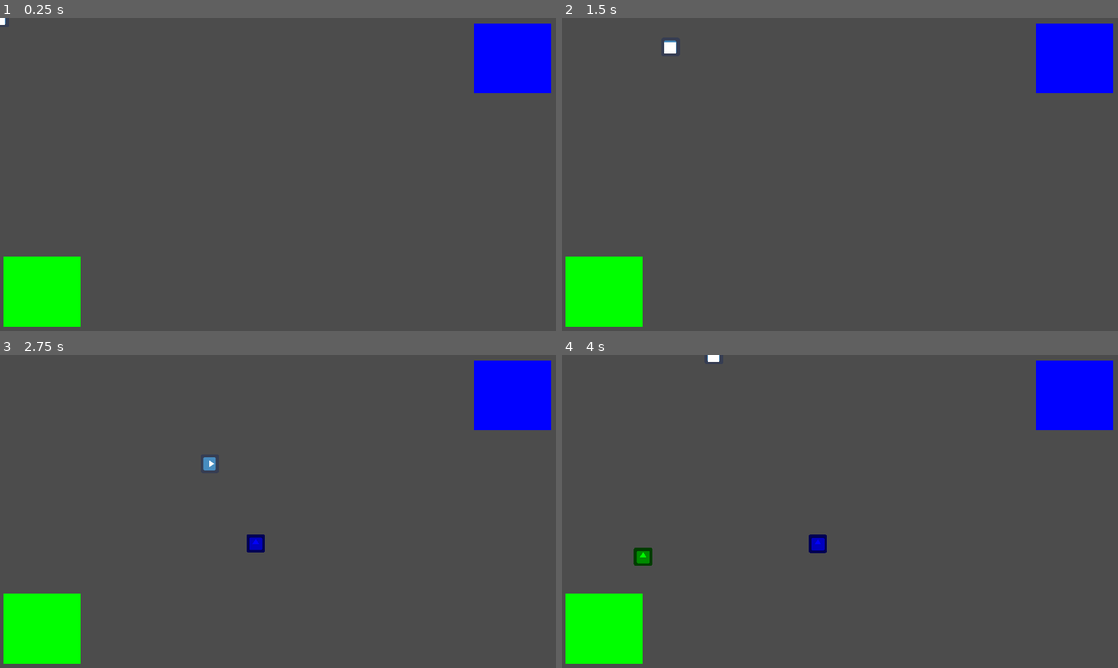
Above: before the commit, frames 1-4 (two rows, left to right).
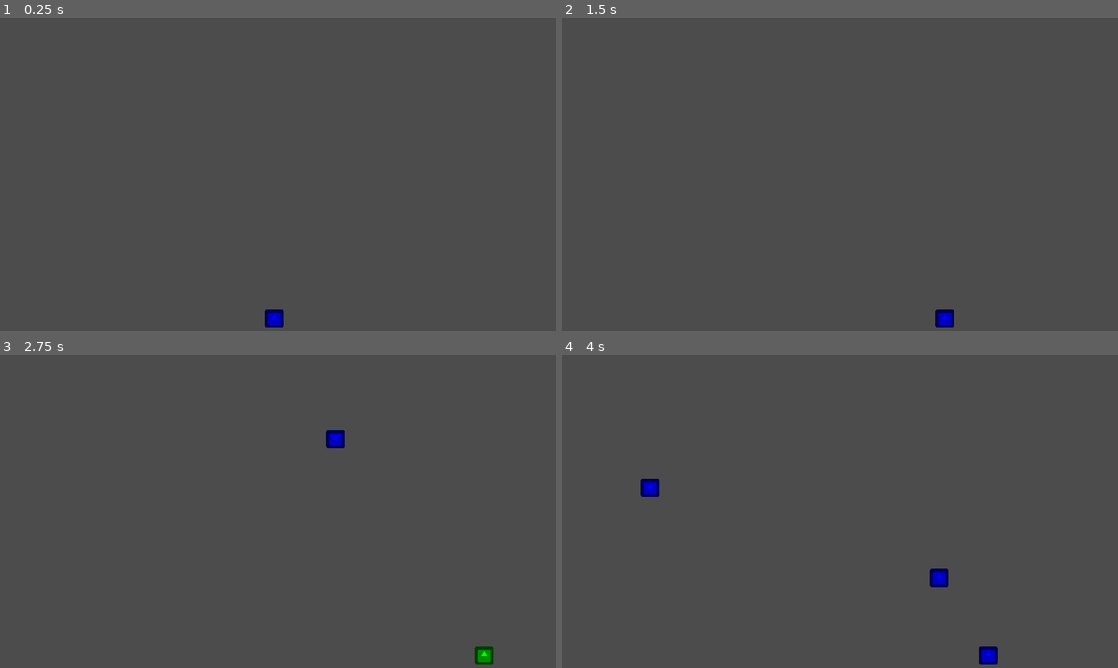
Above: after the commit, the same moments.

Repository: moisesjbc/ludum-dare-53
Game: Godot game, scene res://gameplay/main/main.tscn
Two runs of this game, one before a commit and one after it. Both use one fixed random seed, a clock stepped at 60 frames per second and the inputs below. The engine's default icon, where the game draws it, is replaced by a stand-in: a white triangle on a blue panel in a dark square.
Inputs:
- Up to frame 1 (0.25 s): no input
- Up to frame 2 (1.5 s): tap Enter at 0.5 s; hold Right (ui_right) 0.53-1.28 s; tap Space at 0.6, 0.77, 1.07, 1.35 s; hold Down (ui_down) from 1.28 s (still down)
- Up to frame 3 (2.75 s): tap Space at 1.52, 1.82, 2.1 s; release Down (ui_down) at 2.03 s; hold Right (ui_right) from 2.03 s (still down)
- Up to frame 4 (4 s): release Right (ui_right) at 2.78 s; hold Up (ui_up) 2.78-3.53 s; tap Space at 2.85, 3.02, 3.32, 3.6, 3.77 s; hold Left (ui_left) from 3.53 s (still down)

The runs differ from the first frame. In frame 1, 6.4% of the frame differs, in the area x 0-100%, y 0-99%; in frame 2, 6.5%; in frame 3, 6.9%; in frame 4, 7.2%.

Commit message:
Change mechanics to vertical tower

Diff:
--- a/godot-project/gameplay/box/box.gd
+++ b/godot-project/gameplay/box/box.gd
@@ -6,26 +6,31 @@
 var near_magnets = []
 var current_delivery_zone = null
 var box_generator
+var speed = 400
+var colors
 
 
-func set_type(new_type, colors, box_generator):
+func set_type(new_type):
 	type = new_type
 	$sprite.modulate = colors[type]
-	self.box_generator = box_generator
+	for box in $boxes.get_children():
+		box.set_type(new_type)
+
+
+func set_velocity(new_velocity):
+	velocity = new_velocity
 
 
 func _process(delta):
-	var velocity = Vector2.ZERO
-
-	for near_magnet in near_magnets:
-		var multiplier = 1
-		if type == near_magnet.type():
-			multiplier = -1
-		velocity += (near_magnet.global_position - global_position).normalized() * multiplier * (near_magnet.radius() - global_position.distance_to(near_magnet.global_position))
-
-	var collision = move_and_collide(velocity * delta)
-	if collision and collision.collider.get_node_or_null("magnet") and collision.collider.get_node("magnet").type() != type:
-		collision.collider.get_node("magnet").attach(self)
+	var collision = move_and_collide(velocity * speed * delta)
+	if collision:
+		print("collision between ", name, " and ", collision.collider.name)
+		var player = get_tree().get_root().get_node("main/player")
+		if type == collision.collider.type:
+			player.add_box(self)
+		else:
+			queue_free()
+			player.remove_all_boxes()
 
 
 func deliver(is_correct):
@@ -41,8 +46,6 @@
 		$animation_player.play("wrong_delivery")
 
 
-
-
 func _on_animation_player_animation_finished(anim_name):
 	if anim_name == "correct_delivery" or anim_name == "wrong_delivery":
 		queue_free()
--- a/godot-project/gameplay/box/box.tscn
+++ b/godot-project/gameplay/box/box.tscn
@@ -91,7 +91,6 @@
 
 [node name="box" type="KinematicBody2D" groups=["boxes"]]
 collision_layer = 2
-collision_mask = 3
 script = ExtResource( 2 )
 
 [node name="sprite" type="Sprite" parent="."]
@@ -114,4 +113,6 @@
 text = "+10"
 align = 1
 
+[node name="boxes" type="Node2D" parent="."]
+
 [connection signal="animation_finished" from="animation_player" to="." method="_on_animation_player_animation_finished"]
--- a/godot-project/gameplay/box_generator/box_generator.gd
+++ b/godot-project/gameplay/box_generator/box_generator.gd
@@ -3,22 +3,58 @@
 onready var box_scene = preload("res://gameplay/box/box.tscn")
 var colors
 
+export (float) var min_spawn_time = 1
+export (float) var max_spawn_time = 2
+
+export (float) var horizontal_box_probability = 0.2
+
 
 func reset(colors):
-	$respawn_timer.start()
+	start_spawn_timer()
 	self.colors = colors
 
+func start_spawn_timer():
+	var random_time = min_spawn_time + randf() * (max_spawn_time - min_spawn_time)
+	print("random_time", random_time)
+	$respawn_timer.start(random_time)
 
 
 func _on_respawn_timer_timeout():
 	spawn_box()
+	start_spawn_timer()
 
 
 func spawn_box():
 	var new_box = box_scene.instance()
-	new_box.global_position = Vector2(
-		200 + randi() % 800,
-		200 + randi() % 600
-	)
 	$boxes.add_child(new_box)
-	new_box.set_type(randi() % 2, colors, self)
+
+	var respawn_position = null
+	var box_direction = Vector2.ZERO
+
+	if randf() <= horizontal_box_probability:
+		respawn_position = $respawn_positions/left_respawn_position
+		var horizontal_velocity = 1
+		if randi() % 2:
+			respawn_position = $respawn_positions/right_respawn_position
+			horizontal_velocity = -1
+
+		new_box.global_position = Vector2(
+			respawn_position.global_position.x,
+			respawn_position.global_position.y + (-200 + randi() % 400)
+		)
+		box_direction = Vector2(horizontal_velocity, 0)
+		box_direction.y = (-50 + randi() % 100) * 0.01
+	else:
+		respawn_position = $respawn_positions/top_respawn_position
+		new_box.global_position = Vector2(
+			respawn_position.global_position.x + (-400 + randi() % 800),
+			respawn_position.global_position.y
+		)
+		box_direction = Vector2(0, 1)
+		box_direction.x = (-50 + randi() % 100) * 0.01
+
+	new_box.colors = colors
+	print("Box position: ", new_box.position)
+	print("Box direction: ", box_direction.normalized())
+	new_box.set_velocity(box_direction.normalized())
+	new_box.set_type(randi() % 2)
--- a/godot-project/gameplay/box_generator/box_generator.tscn
+++ b/godot-project/gameplay/box_generator/box_generator.tscn
@@ -9,5 +9,17 @@
 
 [node name="respawn_timer" type="Timer" parent="."]
 wait_time = 2.0
+one_shot = true
+
+[node name="respawn_positions" type="Node2D" parent="."]
+
+[node name="top_respawn_position" type="Position2D" parent="respawn_positions"]
+position = Vector2( 992, -112 )
+
+[node name="left_respawn_position" type="Position2D" parent="respawn_positions"]
+position = Vector2( -128, 472 )
+
+[node name="right_respawn_position" type="Position2D" parent="respawn_positions"]
+position = Vector2( 2016, 472 )
 
 [connection signal="timeout" from="respawn_timer" to="." method="_on_respawn_timer_timeout"]
--- a/godot-project/gameplay/main/main.gd
+++ b/godot-project/gameplay/main/main.gd
@@ -12,6 +12,8 @@
 
 func reset():
 	randomize()
-	$delivery_zone.set_type(0, colors)
-	$delivery_zone2.set_type(1, colors)
+	#$delivery_zone.set_type(0, colors)
+	#$delivery_zone2.set_type(1, colors)
+
+	$player.reset(colors)
 	$box_generator.reset(colors)
--- a/godot-project/gameplay/main/main.tscn
+++ b/godot-project/gameplay/main/main.tscn
@@ -1,19 +1,13 @@
-[gd_scene load_steps=5 format=2]
+[gd_scene load_steps=4 format=2]
 
 [ext_resource path="res://gameplay/player/player.tscn" type="PackedScene" id=1]
-[ext_resource path="res://gameplay/delivery_zone/delivery_zone.tscn" type="PackedScene" id=3]
 [ext_resource path="res://gameplay/main/main.gd" type="Script" id=4]
 [ext_resource path="res://gameplay/box_generator/box_generator.tscn" type="PackedScene" id=5]
 
 [node name="main" type="Node2D"]
 script = ExtResource( 4 )
 
-[node name="delivery_zone" parent="." instance=ExtResource( 3 )]
-position = Vector2( 1769, 139 )
-
-[node name="delivery_zone2" parent="." instance=ExtResource( 3 )]
-position = Vector2( 145, 945 )
-
 [node name="player" parent="." instance=ExtResource( 1 )]
+position = Vector2( 947, 1037 )
 
 [node name="box_generator" parent="." instance=ExtResource( 5 )]
--- a/godot-project/gameplay/player/player.gd
+++ b/godot-project/gameplay/player/player.gd
@@ -2,7 +2,12 @@
 
 
 export (int) var speed = 500
-var type = -1
+var type = 0
+var colors
+
+func reset(colors):
+	self.colors = colors
+	set_type(0)
 
 
 func _physics_process(delta):
@@ -13,20 +18,35 @@
 	elif Input.is_action_pressed("ui_right"):
 		velocity.x = 1
 
-	if Input.is_action_pressed("ui_up"):
-		velocity.y = -1
-	elif Input.is_action_pressed("ui_down"):
-		velocity.y = 1
-
 	move_and_collide(speed * velocity * delta)
 
 
+func set_type(new_type):
+	type = new_type
+	$sprite.modulate = colors[type]
+	for box in $boxes.get_children():
+		box.set_type(new_type)
+
+
+func add_box(box):
+	print("Adding ", box.name, " as child to player")
+	box.set_process(false)
+	# Disable collisions against player so box does not stop it from moving.
+	box.set_collision_mask_bit(0, false)
+	box.set_collision_layer(1)
+
+	var box_global_position = box.global_position
+	box.get_parent().remove_child(box)
+	$boxes.add_child(box)
+	box.global_position = box_global_position
+
+func remove_all_boxes():
+	for box in $boxes.get_children():
+		box.queue_free()
+
 func _input(event):
 	if event is InputEventKey and event.pressed and event.scancode == KEY_SPACE:
-		if get_node_or_null("magnet"):
-			print("Removing magnet from player")
-			get_node("magnet").remove()
+		if type == 0:
+			set_type(1)
 		else:
-			print("Addign magnet to player")
-			var magnet_scene = load("res://gameplay/magnet/magnet.tscn")
-			add_child(magnet_scene.instance())
+			set_type(0)
--- a/godot-project/gameplay/player/player.tscn
+++ b/godot-project/gameplay/player/player.tscn
@@ -1,23 +1,18 @@
-[gd_scene load_steps=5 format=2]
+[gd_scene load_steps=4 format=2]
 
 [ext_resource path="res://icon.png" type="Texture" id=1]
 [ext_resource path="res://gameplay/player/player.gd" type="Script" id=2]
-[ext_resource path="res://gameplay/magnet/magnet.tscn" type="PackedScene" id=3]
 
 [sub_resource type="RectangleShape2D" id=1]
 extents = Vector2( 32, 32 )
 
-[node name="player" type="KinematicBody2D"]
+[node name="player" type="KinematicBody2D" groups=["boxes"]]
 script = ExtResource( 2 )
 
 [node name="sprite" type="Sprite" parent="."]
-rotation = 1.5708
 texture = ExtResource( 1 )
 
 [node name="collision_shape" type="CollisionShape2D" parent="."]
-rotation = 1.5708
 shape = SubResource( 1 )
 
-[node name="magnet" parent="." instance=ExtResource( 3 )]
-
-[node name="attachments" type="Node2D" parent="."]
+[node name="boxes" type="Node2D" parent="."]
